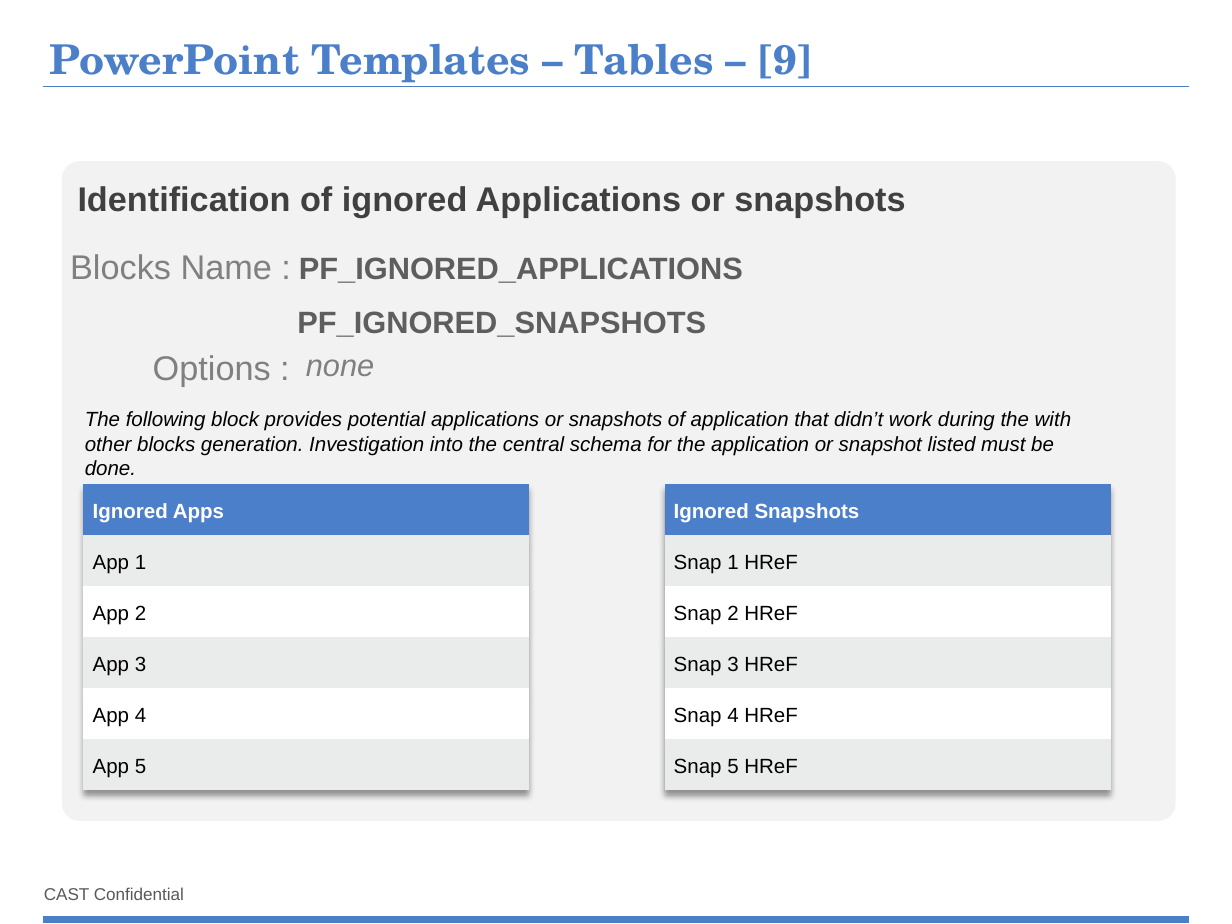
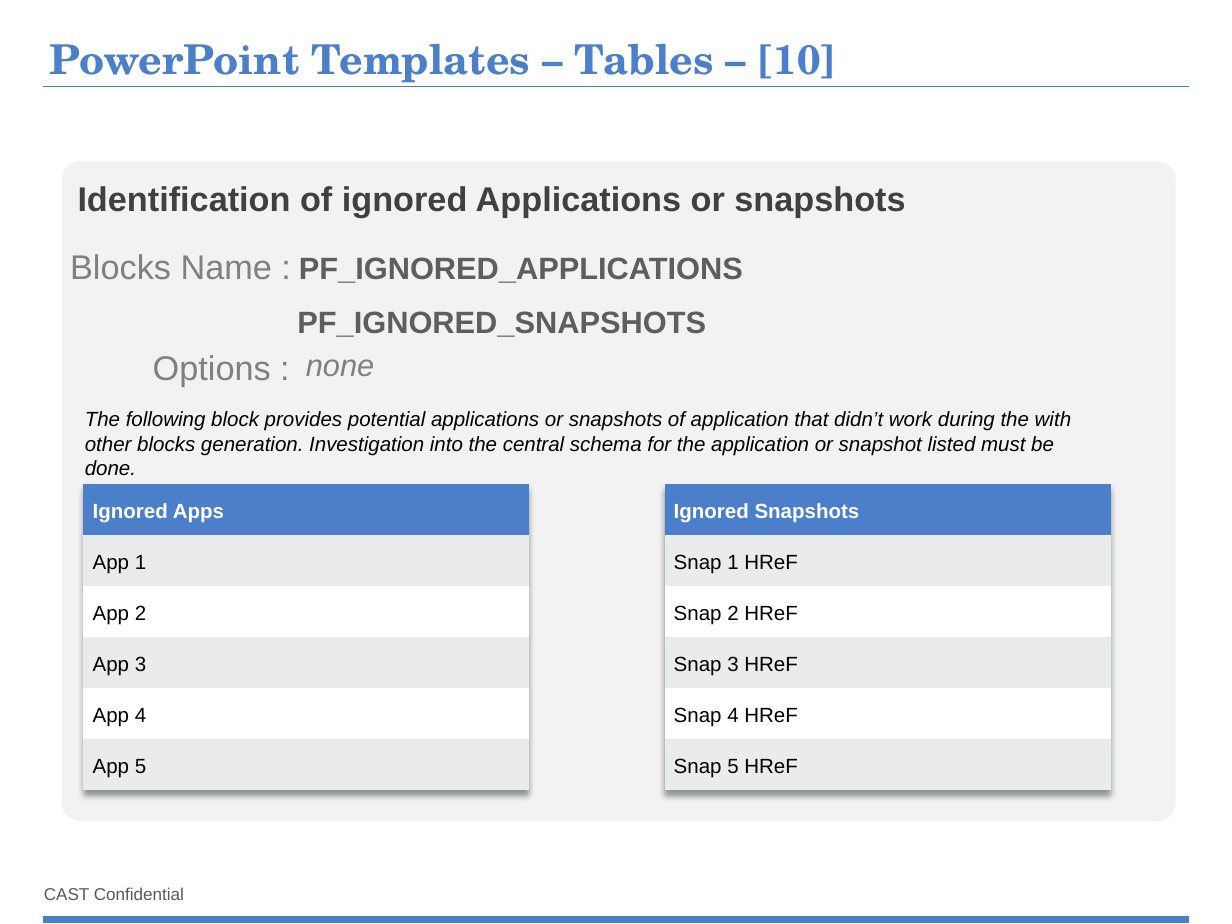
Before and after one commit to CAST-projects/ReportGenerator, a slide deck: slide 22 of CastReporting.Reporting/PortfolioTemplatesFiles/1- Portfolio-Powerpoint-components-library.pptx (slide 21 before the commit). Drawn at 1232x924 pixels with LibreOffice and Linux fonts; fonts in the diff are those of the drawing; background and template pictures are left out. Boxes give left, top, right and bottom in pixels: in the first picture for what was removed or moved away, otherwise in the second. Text is boxed around its words. In the diff, an @@ line names an element or a change of style, - is before the commit and + after.

Commit message:
REPORTGEN-187 : fix ppt templates

```diff
--- a/CastReporting.Reporting/PortfolioTemplatesFiles/1- Portfolio-Powerpoint-components-library.pptx
+++ b/CastReporting.Reporting/PortfolioTemplatesFiles/1- Portfolio-Powerpoint-components-library.pptx
@@ title at (49, 44, 837, 87): text changed @@
-PowerPoint Templates – Tables – [9]
+PowerPoint Templates – Tables – [10]
```
Also in this commit, not shown: 1 slide added, 1 other file.
